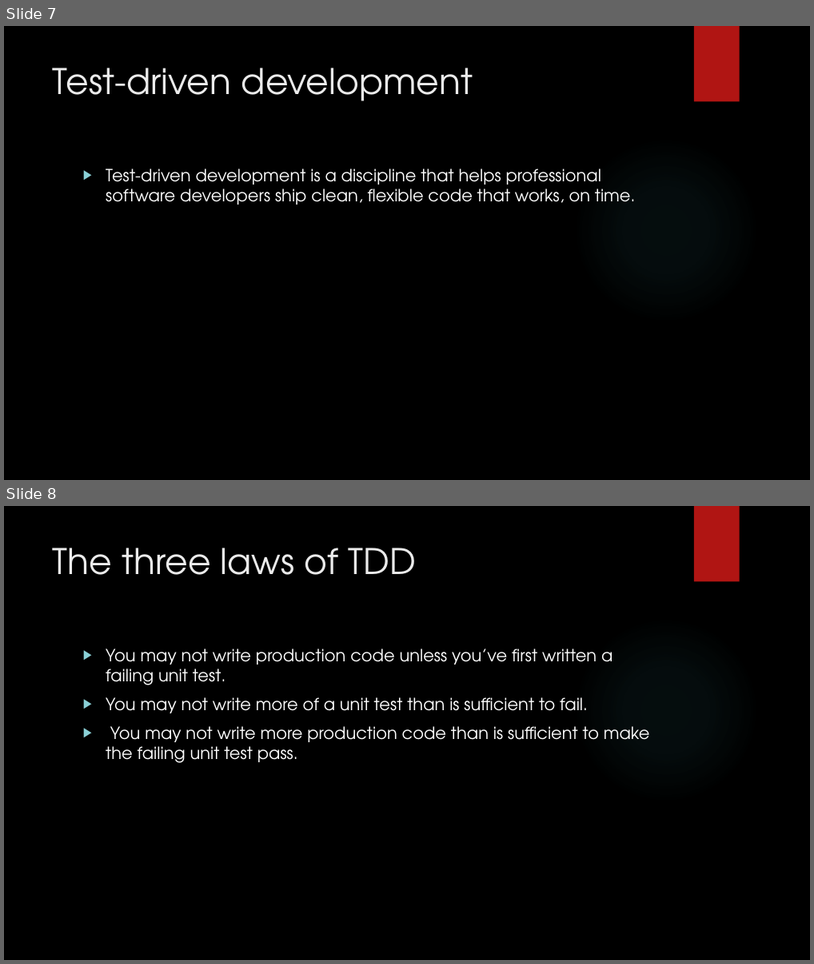
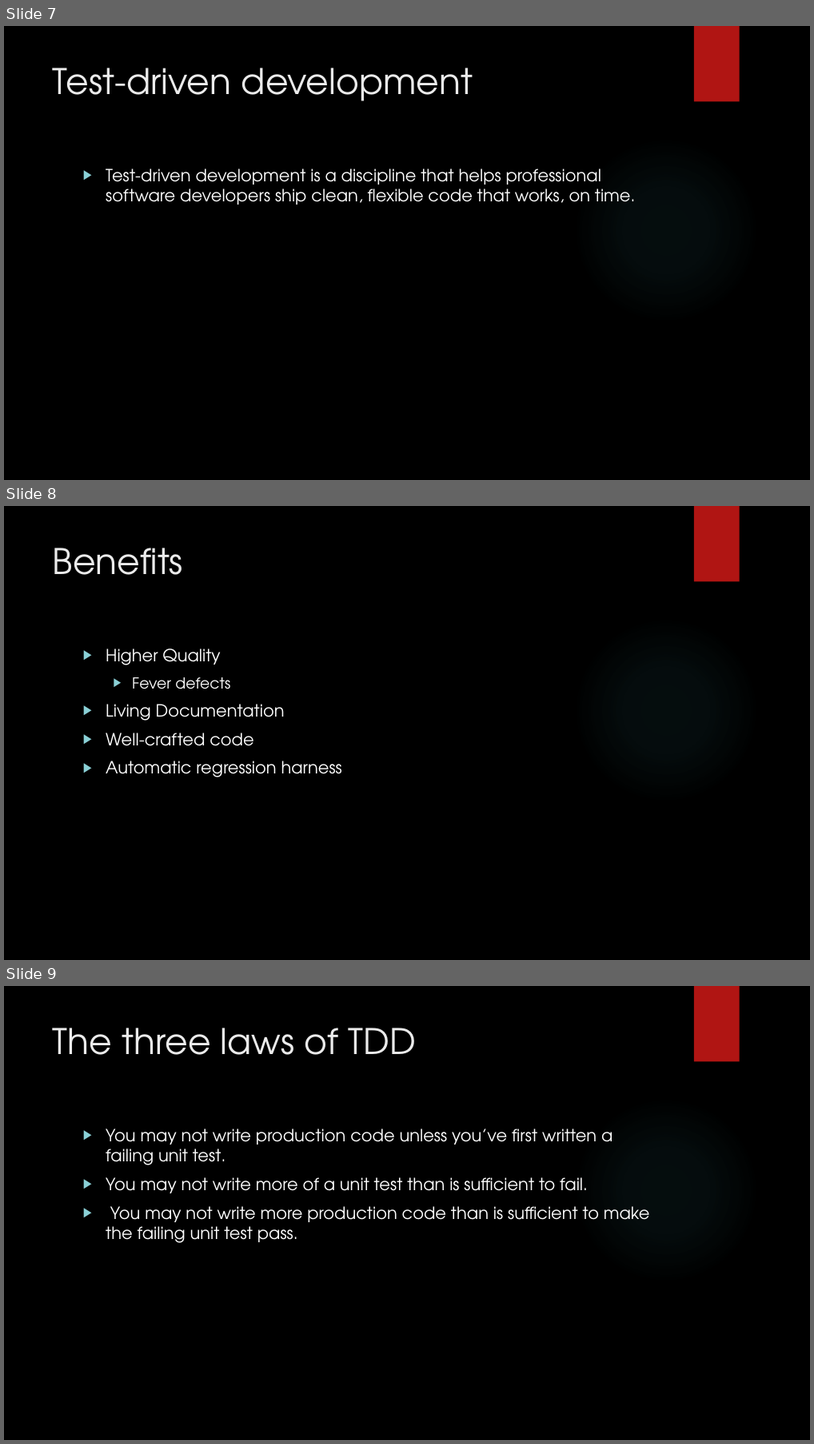
Before and after one commit to chan4lk/k-talk, a slide deck: Deck/tdd_ktalk.pptx. Shown one above the other, each under a label of ours: slides 7 and 8 before the commit, slides 7, 8 and 9 after it. The pictures are 814x964 and 814x1444 pixels, drawn with LibreOffice and Linux fonts; fonts in the diff are those of the drawing; background and template pictures are left out. Boxes give left, top, right and bottom in pixels: in the first picture for what was removed or moved away, otherwise in the second. Text is boxed around its words. In the diff, an @@ line names an element or a change of style, - is before the commit and + after.

```diff
--- a/Deck/tdd_ktalk.pptx
+++ b/Deck/tdd_ktalk.pptx
@@ slide 8 added at (4, 506, 810, 960), background picture (left out); not listed: 2 template elements that a slide beside it also shows @@
@@ title added at (53, 548, 183, 575), 42 pt, text #EBEBEB @@
+Benefits
@@ text added at (106, 648, 342, 777), 20 pt, text #FFFFFF @@
+▶ Higher Quality
+  ▶ Fever defects
+▶ Living Documentation
+▶ Well-crafted code
+▶ Automatic regression harness
@@ what was slide 8 is now slide 9 @@
```
Also in this commit, not shown: 2 other files.
